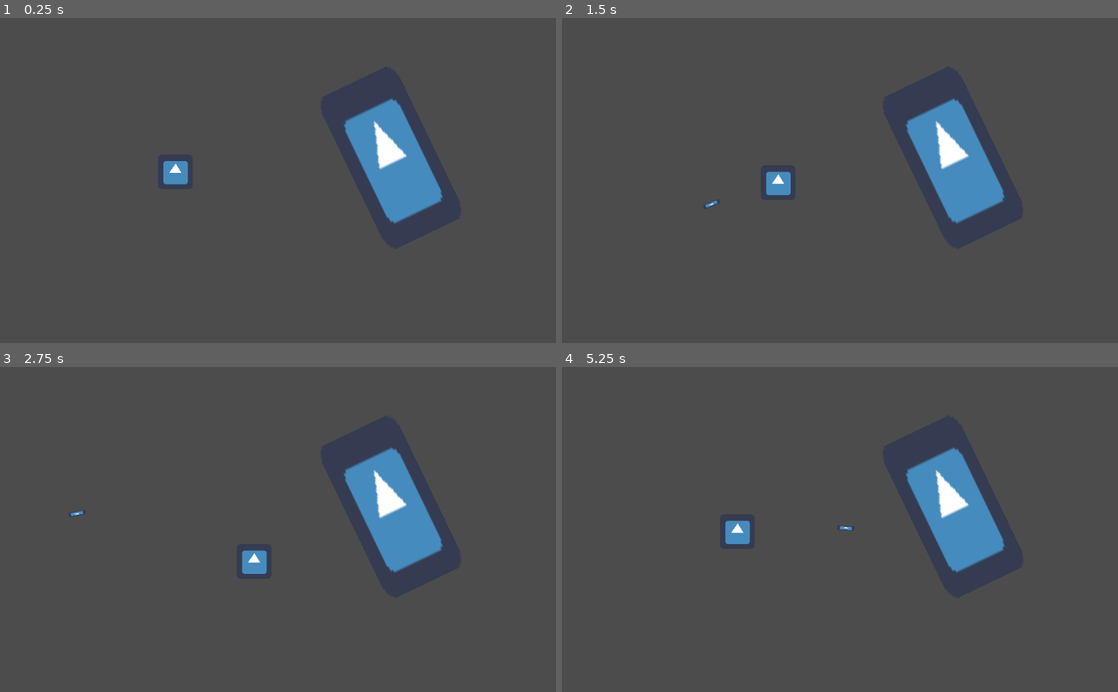
Above: before the commit, frames 1-4 (two rows, left to right).
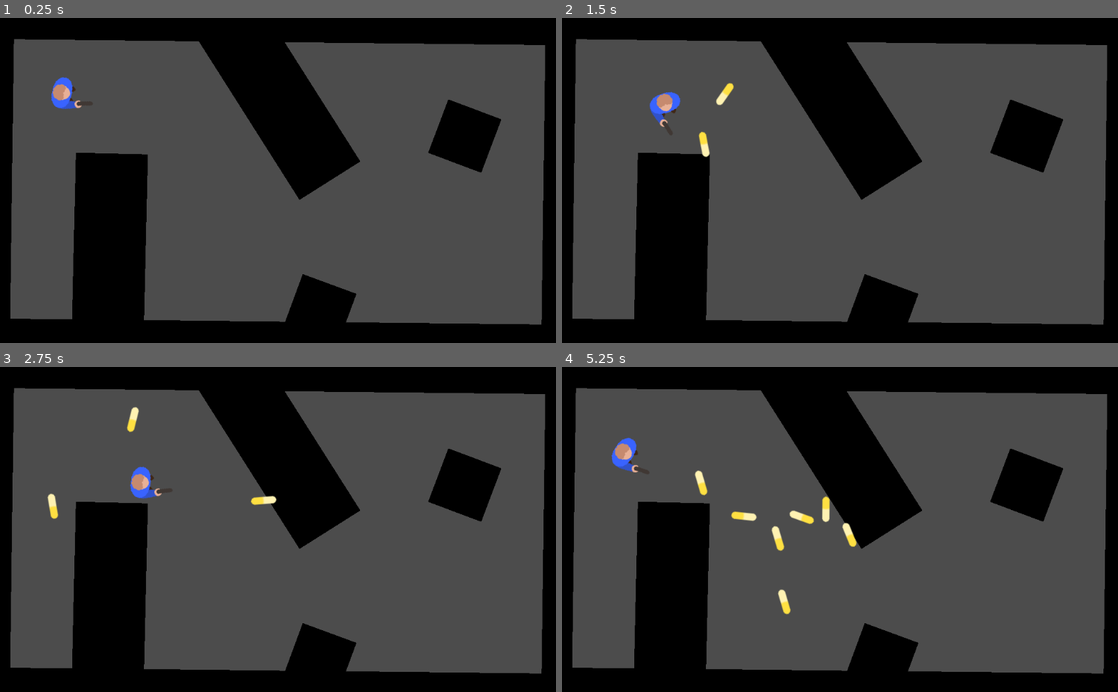
Above: after the commit, the same moments.

Repository: MichaelRRyan/ricochet
Game: Godot game, scene res://scenes/gameplay.tscn
The game is run twice, just before and just after one commit, with the same random seed, the same clock (stepped at 60 frames per second) and the same inputs. The engine's default icon, where the game draws it, is replaced by a stand-in: a white triangle on a blue panel in a dark square.
Inputs (mouse positions are in pixels of both pictures, inside the frame that each line leads up to):
- Up to frame 1 (0.25 s): no input
- Up to frame 2 (1.5 s): tap Enter at 0.5 s; move the mouse to (962, 164) at 0.52 s; press the mouse at (962, 164) at 0.53 s; hold D (move_right) 0.53-1.28 s; move the mouse to (728, 196) at 1.27 s; release the mouse at (728, 196) at 1.28 s; hold S (move_down) from 1.28 s (still down); click (728, 196) at 1.35 s
- Up to frame 3 (2.75 s): move the mouse to (333, 458) at 2.02 s; release S (move_down) at 2.03 s; press the mouse at (333, 458) at 2.03 s; hold D (move_right) from 2.03 s (still down)
- Up to frame 4 (5.25 s): move the mouse to (812, 594) at 2.77 s; release D (move_right) at 2.78 s; release the mouse at (812, 594) at 2.78 s; hold W (move_up) 2.78-3.53 s; click (812, 594) at 2.85 s; move the mouse to (1006, 578) at 3.52 s; press the mouse at (1006, 578) at 3.53 s; hold A (move_left) 3.53-5.03 s; move the mouse to (673, 480) at 4.27 s; release the mouse at (673, 480) at 4.28 s; click (673, 480) at 4.35 s; move the mouse to (867, 529) at 5.02 s; press the mouse at (867, 529) at 5.03 s; hold S (move_down) from 5.03 s (still down)

The runs differ from the first frame. In frame 1, 39% of the frame differs, in the area x 0-100%, y 0-100%; in frame 2, 39%; in frame 3, 39%; in frame 4, 39%.

Commit message:
Added some basic textures and environment

Diff:
--- /dev/null
+++ b/scenes/block.tscn
@@ -0,0 +1,17 @@
+[gd_scene load_steps=3 format=2]
+
+[ext_resource path="res://assets/images/wall.png" type="Texture" id=1]
+
+[sub_resource type="RectangleShape2D" id=3]
+extents = Vector2( 32, 32 )
+
+[node name="Block" type="StaticBody2D"]
+__meta__ = {
+"_edit_group_": true
+}
+
+[node name="Sprite" type="Sprite" parent="."]
+texture = ExtResource( 1 )
+
+[node name="CollisionShape2D" type="CollisionShape2D" parent="."]
+shape = SubResource( 3 )
--- a/scenes/bullet.tscn
+++ b/scenes/bullet.tscn
@@ -1,16 +1,15 @@
 [gd_scene load_steps=4 format=2]
 
 [ext_resource path="res://scripts/bullet.gd" type="Script" id=1]
-[ext_resource path="res://assets/images/icon.png" type="Texture" id=2]
+[ext_resource path="res://assets/images/bullet.png" type="Texture" id=2]
 
 [sub_resource type="RectangleShape2D" id=2]
-extents = Vector2( 16, 4 )
+extents = Vector2( 25, 7 )
 
 [node name="Bullet" type="Area2D"]
 script = ExtResource( 1 )
 
 [node name="Sprite" type="Sprite" parent="."]
-scale = Vector2( 0.5, 0.13 )
 texture = ExtResource( 2 )
 
 [node name="CollisionShape2D" type="CollisionShape2D" parent="."]
--- a/scenes/gameplay.tscn
+++ b/scenes/gameplay.tscn
@@ -1,28 +1,52 @@
-[gd_scene load_steps=4 format=2]
+[gd_scene load_steps=3 format=2]
 
-[ext_resource path="res://assets/images/icon.png" type="Texture" id=1]
+[ext_resource path="res://scenes/block.tscn" type="PackedScene" id=1]
 [ext_resource path="res://scenes/player.tscn" type="PackedScene" id=2]
-
-[sub_resource type="RectangleShape2D" id=3]
-extents = Vector2( 32, 32 )
 
 [node name="Gameplay" type="Node2D"]
 
 [node name="Player" parent="." instance=ExtResource( 2 )]
+position = Vector2( -208, -146 )
 
-[node name="StaticBody2D" type="StaticBody2D" parent="."]
-position = Vector2( 397, -26 )
-rotation = -0.448315
-scale = Vector2( 2.47287, 4.86418 )
-__meta__ = {
-"_edit_group_": true
-}
+[node name="Block" parent="." instance=ExtResource( 1 )]
+position = Vector2( 190, -133 )
+rotation = -0.564693
+scale = Vector2( 2.07245, 5.52584 )
 
-[node name="Sprite" type="Sprite" parent="StaticBody2D"]
-texture = ExtResource( 1 )
+[node name="Block6" parent="." instance=ExtResource( 1 )]
+position = Vector2( -121, 143 )
+rotation = 0.0233104
+scale = Vector2( 2.07245, 5.52584 )
 
-[node name="CollisionShape2D" type="CollisionShape2D" parent="StaticBody2D"]
-shape = SubResource( 3 )
+[node name="Block7" parent="." instance=ExtResource( 1 )]
+position = Vector2( 266, 256 )
+rotation = 0.353024
+scale = Vector2( -1.64804, 1.63243 )
+
+[node name="Block8" parent="." instance=ExtResource( 1 )]
+position = Vector2( 533, -66 )
+rotation = 1.93082
+scale = Vector2( -1.64804, 1.63243 )
+
+[node name="Block2" parent="." instance=ExtResource( 1 )]
+position = Vector2( 189, -271 )
+rotation = -1.55992
+scale = Vector2( 0.986528, 16.7484 )
+
+[node name="Block3" parent="." instance=ExtResource( 1 )]
+position = Vector2( 186, 308 )
+rotation = -1.55992
+scale = Vector2( 0.986528, 16.7484 )
+
+[node name="Block4" parent="." instance=ExtResource( 1 )]
+position = Vector2( 700, 25 )
+rotation = 0.0136142
+scale = Vector2( 0.691284, 9.83922 )
+
+[node name="Block5" parent="." instance=ExtResource( 1 )]
+position = Vector2( -323, 12 )
+rotation = 0.0136142
+scale = Vector2( 0.691284, 9.83922 )
 
 [node name="Camera2D" type="Camera2D" parent="."]
 position = Vector2( 189, 16 )
--- a/scenes/player.tscn
+++ b/scenes/player.tscn
@@ -1,7 +1,7 @@
 [gd_scene load_steps=4 format=2]
 
 [ext_resource path="res://scripts/player.gd" type="Script" id=1]
-[ext_resource path="res://assets/images/icon.png" type="Texture" id=2]
+[ext_resource path="res://assets/images/player.png" type="Texture" id=2]
 
 [sub_resource type="CircleShape2D" id=1]
 radius = 32.0
@@ -12,7 +12,12 @@
 script = ExtResource( 1 )
 
 [node name="Sprite" type="Sprite" parent="."]
+rotation = 0.230383
 texture = ExtResource( 2 )
+offset = Vector2( 21.237, 0 )
 
 [node name="CollisionShape2D" type="CollisionShape2D" parent="."]
 shape = SubResource( 1 )
+
+[node name="FirePoint" type="Node2D" parent="."]
+position = Vector2( 54, 20 )
--- a/scripts/bullet.gd
+++ b/scripts/bullet.gd
@@ -1,6 +1,6 @@
 extends Area2D
 
-const SPEED = 1000.0
+const SPEED = 1500.0
 var velocity = Vector2(SPEED, 0.0)
 
 
@@ -24,7 +24,8 @@
 			set_direction(velocity.bounce(normal).normalized())
 			movement = velocity * delta
 
-	position += movement
+	else:
+		position += movement
 
 
 #-------------------------------------------------------------------------------
--- a/scripts/player.gd
+++ b/scripts/player.gd
@@ -17,7 +17,7 @@
 	if Input.is_action_pressed("move_down"):
 		movement.y += SPEED
 
-	move_and_slide(movement)
+	movement = move_and_slide(movement)
 
 
 #-------------------------------------------------------------------------------
@@ -27,7 +27,11 @@
 		get_parent().add_child(bullet)
 		var direction = (get_global_mouse_position() - global_position).normalized()
 		bullet.set_direction(direction)
-		bullet.position = global_position
+		bullet.position = $FirePoint.global_position
+
+	if event is InputEventMouseMotion:
+		var direction = get_global_mouse_position() - global_position
+		rotation = direction.angle()
 
 
 #-------------------------------------------------------------------------------
Binary file added: assets/images/bullet.png
Not shown, added: assets/images/bullet.png.import
Binary file added: assets/images/player.png
Not shown, added: assets/images/player.png.import
Binary file added: assets/images/wall.png
Not shown, added: assets/images/wall.png.import
